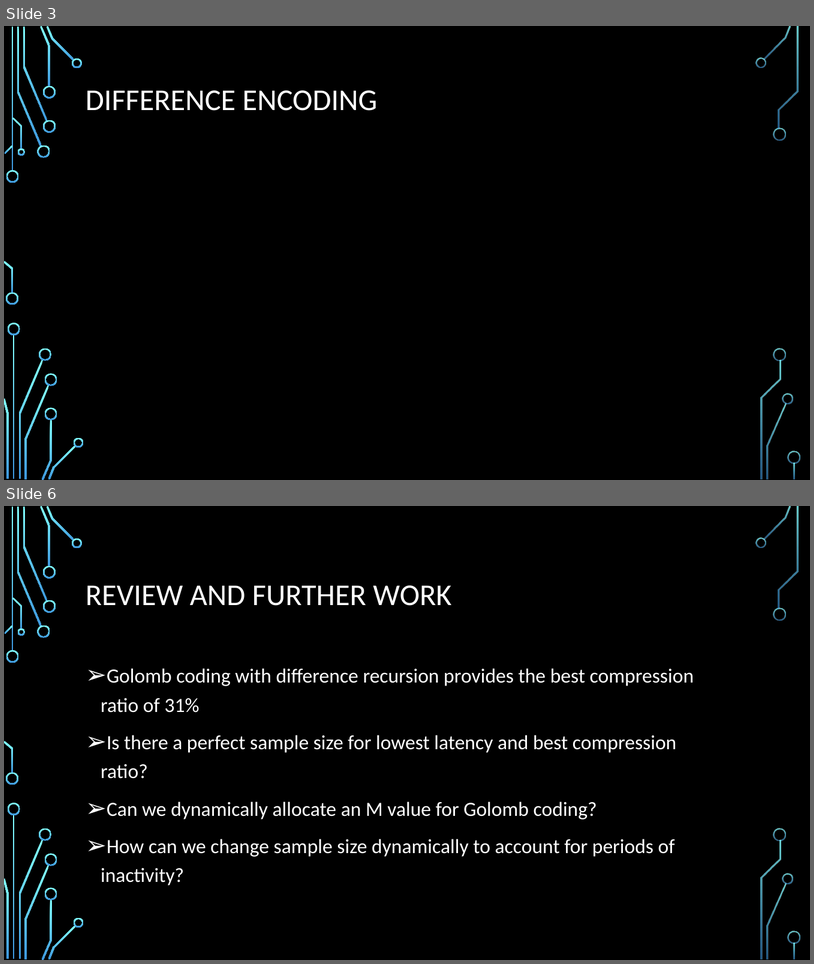
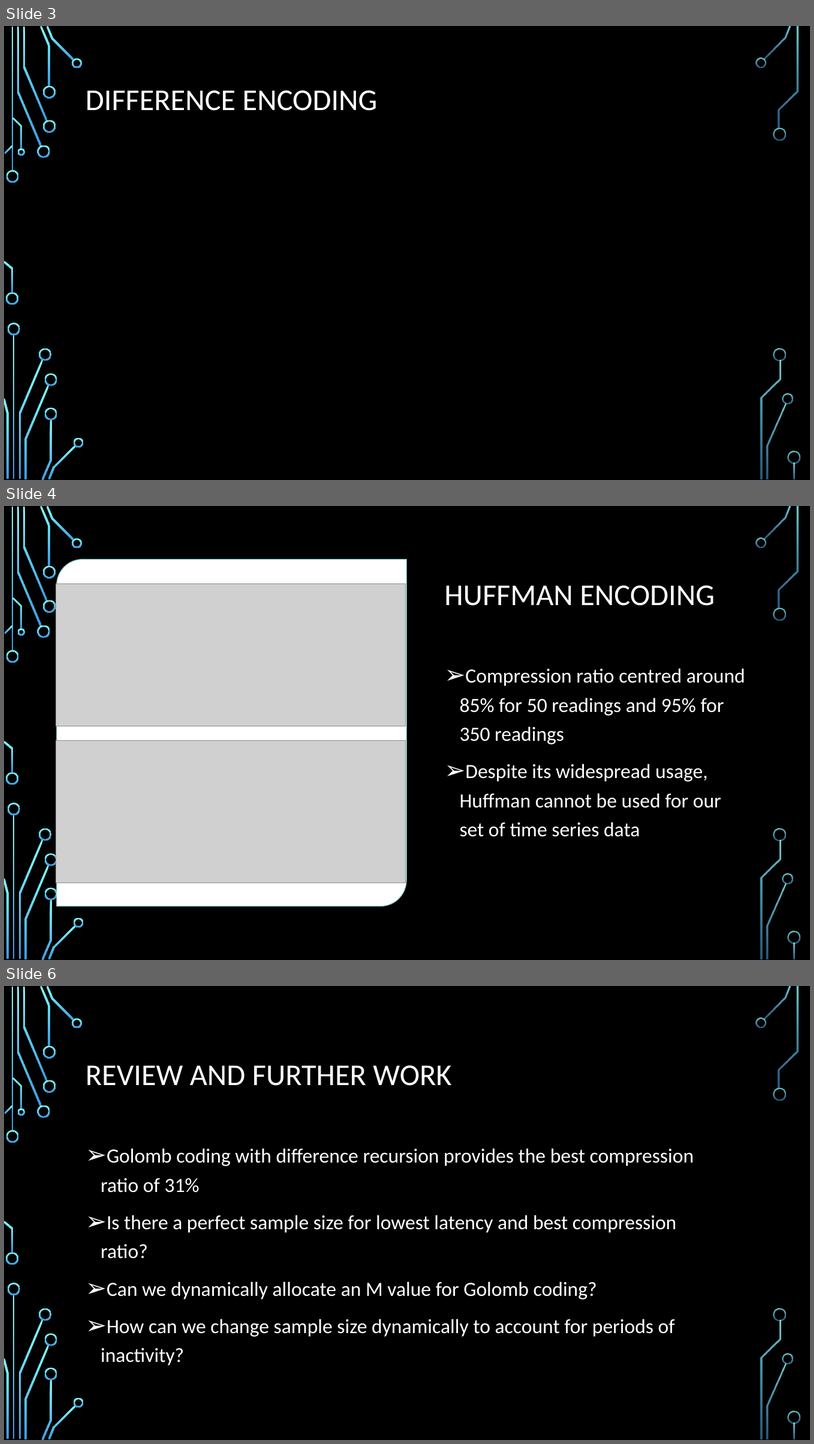
Before and after one commit to parth2480/data_compression, a slide deck: Parth viva presentation.pptx. Shown one above the other, each under a label of ours: slides 3 and 6 before the commit, slides 3, 4 and 6 after it; the slides between them are not shown. The pictures are 814x964 and 814x1444 pixels, drawn with LibreOffice and Linux fonts; fonts in the diff are those of the drawing; grey boxes stand for pictures; background and template pictures are left out. Boxes give left, top, right and bottom in pixels: in the first picture for what was removed or moved away, otherwise in the second. Text is boxed around its words. In the diff, an @@ line names an element or a change of style, - is before the commit and + after.

Commit message:
update presentation and notebook with histograms
presentation still missing difference encoding slide

```diff
--- a/Parth viva presentation.pptx
+++ b/Parth viva presentation.pptx
@@ slide 4 added at [4,506,810,960], background picture (left out); not listed: 36 template elements that a slide beside it also shows @@
@@ round diag rect added at [57,559,406,905], fill #FFFFFF, outline #B4FFFF 1.5 pt @@
@@ picture added at [56,583,405,726] @@
@@ title added at [444,585,715,606], 36 pt, text #FFFFFF @@
+HUFFMAN ENCODING
@@ text added at [460,668,746,837], 24 pt, text #FFFFFF @@
+➢ Compression ratio centred around 85% for 50 readings and 95% for 350 readings
+➢ Despite its widespread usage, Huffman cannot be used for our set of time series data
@@ picture added at [56,740,405,883] @@
```
Also in this commit, not shown: 1 other slide added, 2 slides removed, 1 other file.
